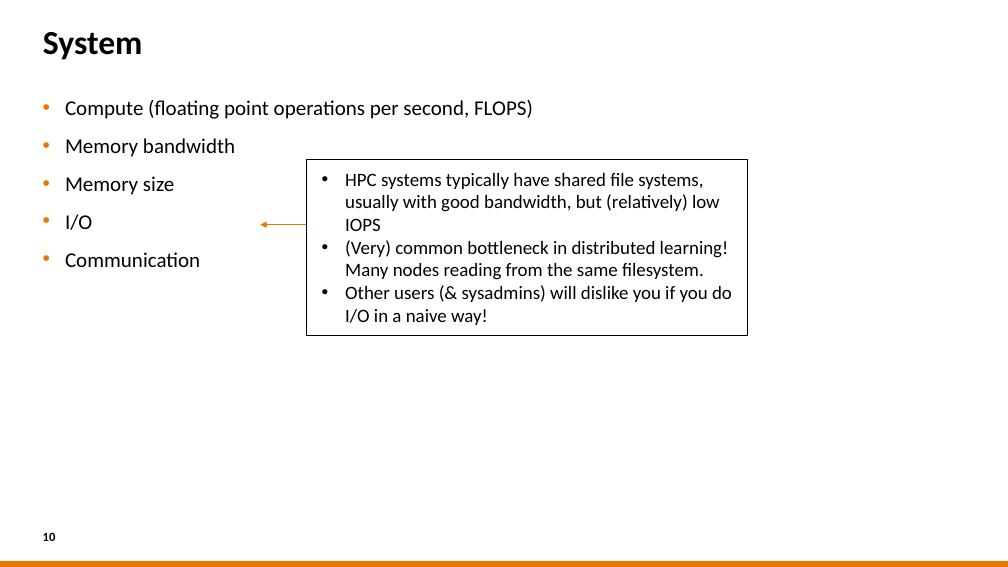
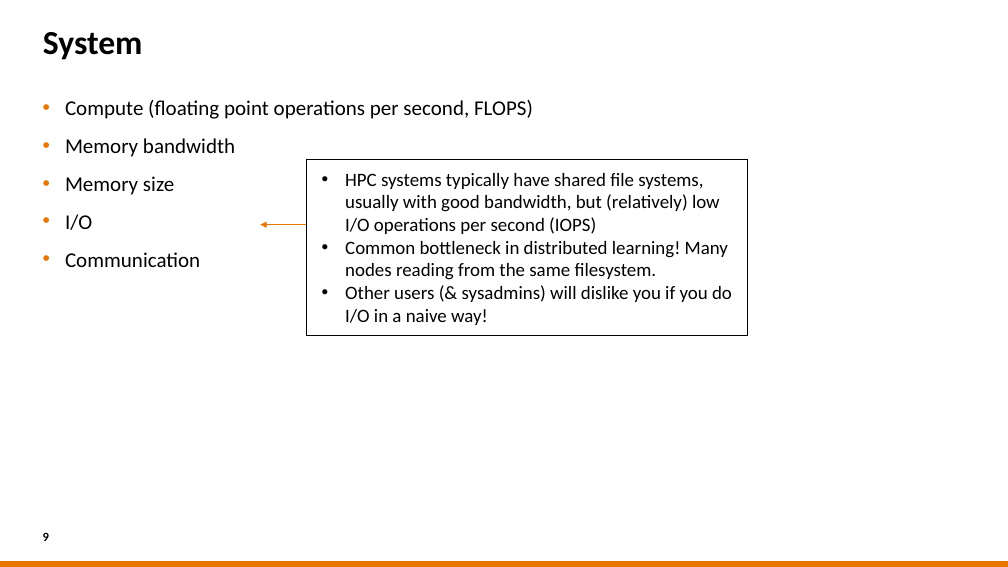
Before and after one commit to sara-nl/HPML-course-materials, a slide deck: slide 9 of Day2/slides/hardware.pptx (slide 10 before the commit). Drawn at 1008x567 pixels with LibreOffice and Linux fonts; fonts in the diff are those of the drawing; background and template pictures are left out. Boxes give left, top, right and bottom in pixels: in the first picture for what was removed or moved away, otherwise in the second. Text is boxed around its words. In the diff, an @@ line names an element or a change of style, - is before the commit and + after.

```diff
--- a/Day2/slides/hardware.pptx
+++ b/Day2/slides/hardware.pptx
@@ text in rectangle at [345,173,728,280]: text changed @@
-• HPC systems typically have shared file systems, usually with good bandwidth, but (relatively) low IOPS
-• (Very) common bottleneck in distributed learning! Many nodes reading from the same filesystem.
+• HPC systems typically have shared file systems, usually with good bandwidth, but (relatively) low I/O operations per second (IOPS)
+• Common bottleneck in distributed learning! Many nodes reading from the same filesystem.
@@ page number at [43,532,49,541]: text changed @@
-10
+9
```
Also in this commit, not shown: 16 other slides changed, 7 slides added, 6 slides removed, 6 other files.
